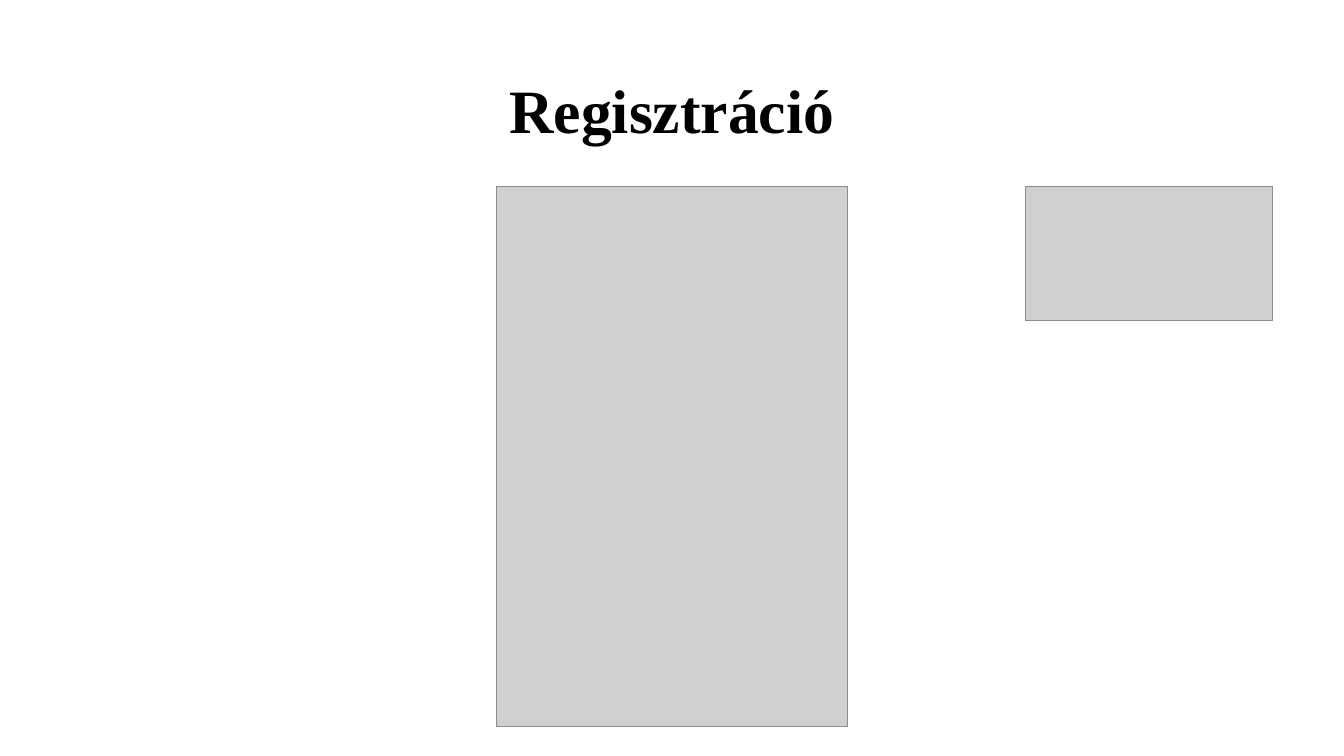
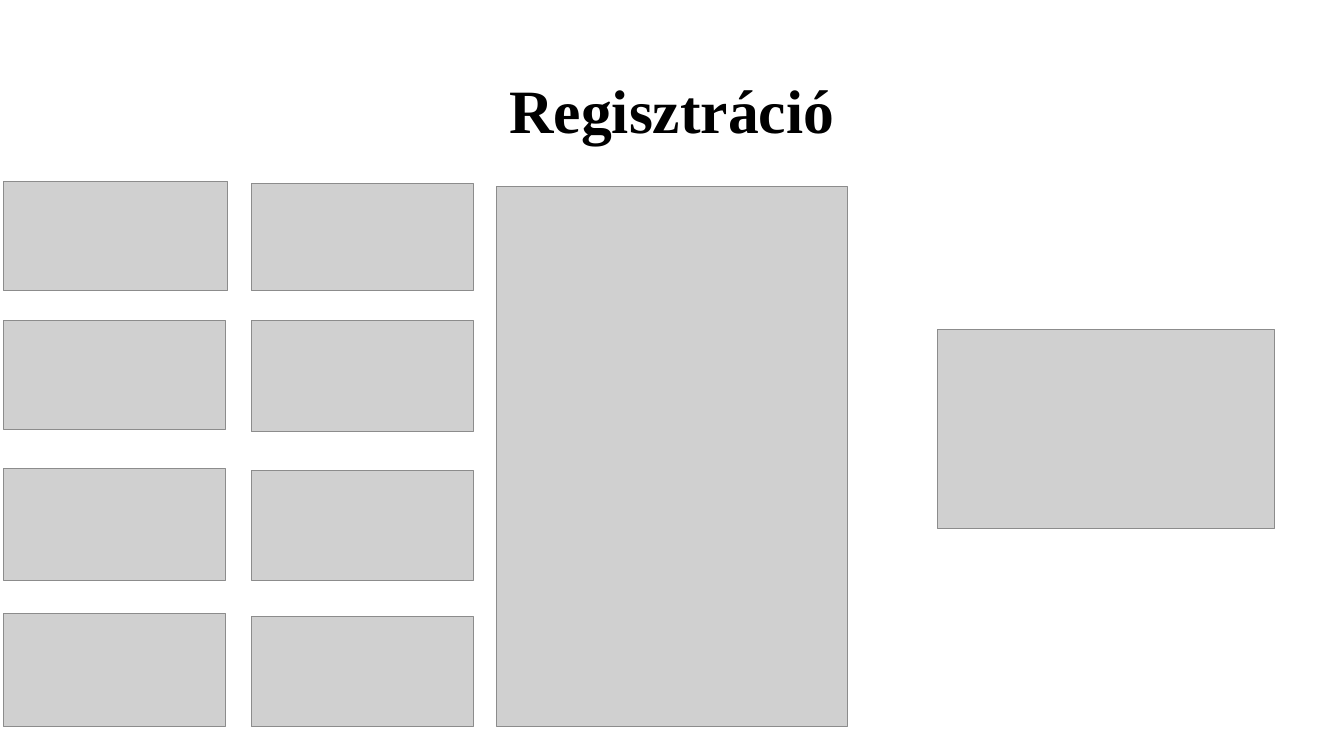
Before and after one commit to K0RN3L07/ParKing, a slide deck: slide 11 of Dokumentumok/ParKing-prezentacio.pptx. Drawn at 1344x756 pixels with LibreOffice and Linux fonts; fonts in the diff are those of the drawing; grey boxes stand for pictures. Boxes give left, top, right and bottom in pixels: in the first picture for what was removed or moved away, otherwise in the second. Text is boxed around its words. In the diff, an @@ line names an element or a change of style, - is before the commit and + after.

```diff
--- a/Dokumentumok/ParKing-prezentacio.pptx
+++ b/Dokumentumok/ParKing-prezentacio.pptx
@@ picture added at box(3, 181, 228, 290) @@
@@ picture added at box(251, 185, 473, 291) @@
@@ picture added at box(3, 321, 225, 430) @@
@@ picture added at box(251, 321, 473, 432) @@
@@ picture: place and size @@
-picture at box(1026, 187, 1273, 321)
+picture at box(938, 330, 1275, 529)
@@ picture added at box(3, 469, 225, 581) @@
@@ picture added at box(251, 471, 473, 581) @@
@@ picture added at box(3, 614, 225, 727) @@
@@ picture added at box(251, 617, 473, 727) @@
```
Also in this commit, not shown: 2 other slides changed, 1 slide added, 1 slide removed, 1 other file.
